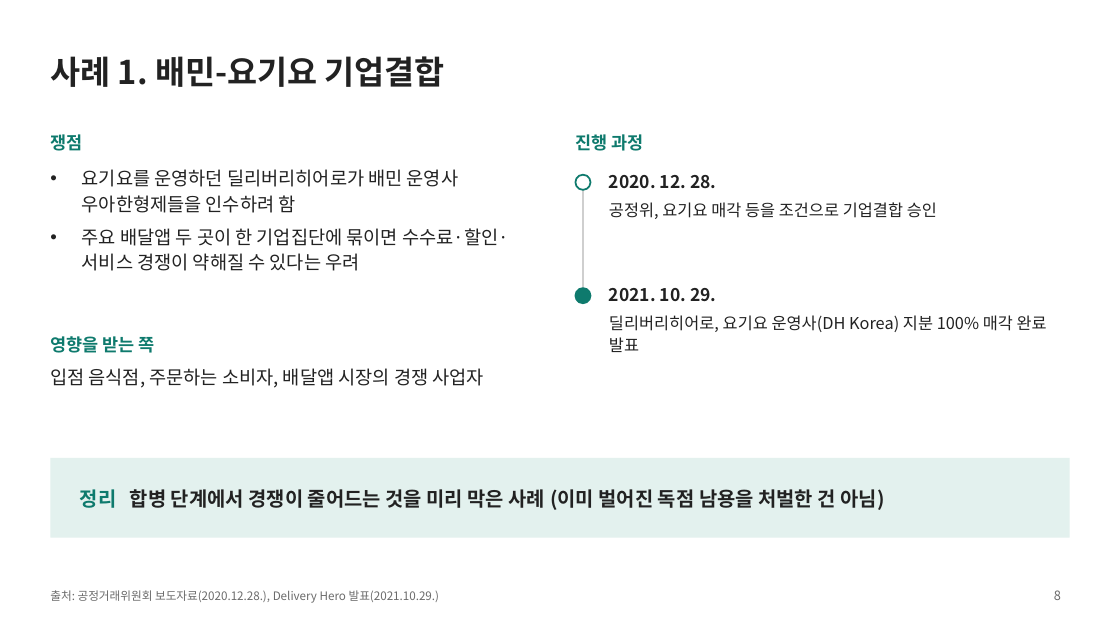
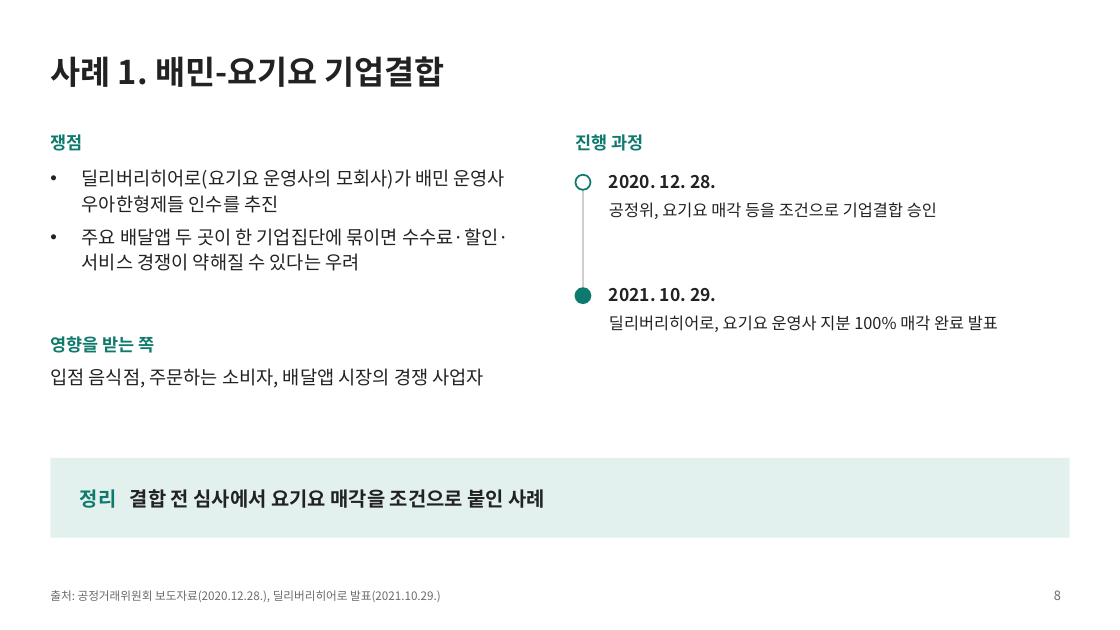
Before and after one commit to noya73305610-coder/-, a slide deck: slide 8 of 플랫폼_독점_발표_수정본.pptx. Drawn at 1120x630 pixels with LibreOffice and Linux fonts; fonts in the diff are those of the drawing. Boxes give left, top, right and bottom in pixels: in the first picture for what was removed or moved away, otherwise in the second. Text is boxed around its words. In the diff, an @@ line names an element or a change of style, - is before the commit and + after.

```diff
--- a/플랫폼_독점_발표_수정본.pptx
+++ b/플랫폼_독점_발표_수정본.pptx
@@ text at [82, 169, 505, 213]: text changed @@
-• 요기요를 운영하던 딜리버리히어로가 배민 운영사 우아한형제들을 인수하려 함
+• 딜리버리히어로(요기요 운영사의 모회사)가 배민 운영사 우아한형제들 인수를 추진
@@ text at [609, 315, 998, 332]: text changed @@
-딜리버리히어로, 요기요 운영사(DH Korea) 지분 100% 매각 완료 발표
+딜리버리히어로, 요기요 운영사 지분 100% 매각 완료 발표
@@ text at [80, 489, 546, 508]: text changed @@
-정리 합병 단계에서 경쟁이 줄어드는 것을 미리 막은 사례 (이미 벌어진 독점 남용을 처벌한 건 아님)
+정리 결합 전 심사에서 요기요 매각을 조건으로 붙인 사례
@@ text at [50, 590, 441, 602]: text changed @@
-출처: 공정거래위원회 보도자료(2020.12.28.), Delivery Hero 발표(2021.10.29.)
+출처: 공정거래위원회 보도자료(2020.12.28.), 딜리버리히어로 발표(2021.10.29.)
```
Also in this commit, not shown: 13 other slides changed.
